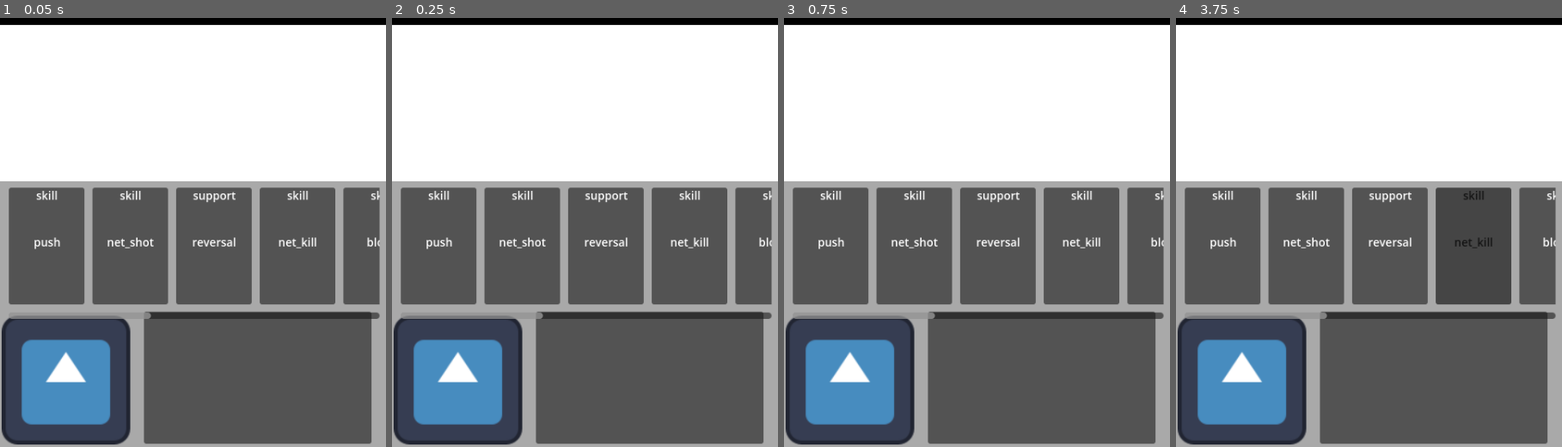
Above: before the commit, frames 1-4 (left to right).
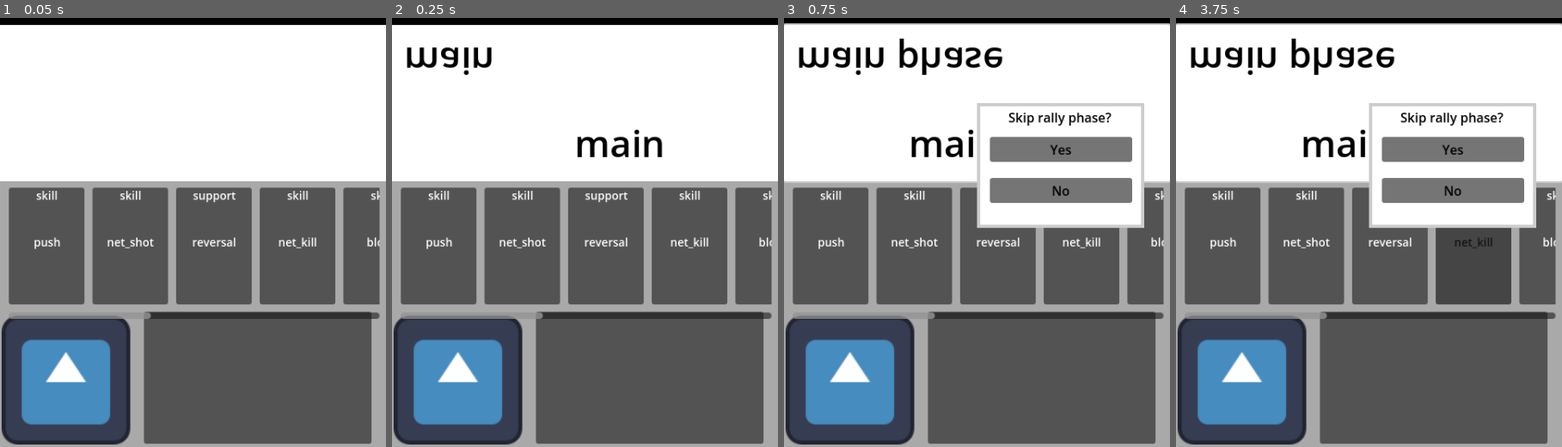
Above: after the commit, the same moments.

Repository: NotThatGhost/badkada-tcg
Game: Godot game, scene res://scenes/play_area/main_scene.tscn
The game is run twice, just before and just after one commit, with the same random seed, the same clock (stepped at 60 frames per second) and the same inputs. The engine's default icon, where the game draws it, is replaced by a stand-in: a white triangle on a blue panel in a dark square.
Inputs (mouse positions are in pixels of both pictures, inside the frame that each line leads up to):
- Up to frame 1 (0.05 s): no input
- Up to frame 2 (0.25 s): no input
- Up to frame 3 (0.75 s): click (977, 103) at 0.52 s
- Up to frame 4 (3.75 s): click (1453, 150) at 1.25 s, where only the run after the commit has a clickable "Yes"; click (1369, 103) at 2.02 s; click (1453, 189) at 2.75 s, where only the run after the commit has a clickable "No"; click (1369, 103) at 3.52 s

Frame 1 is identical in both runs. In frame 2, 1.2% of the frame differs, in the area x 3-71%, y 6-33%; in frame 3, 11%; in frame 4, 11%, in the area x 0-100%, y 1-49%.

Commit message:
pre-alpha 1.0.2

Diff:
--- /dev/null
+++ b/scenes/menus/rally_choice_popup.tscn
@@ -0,0 +1,66 @@
+[gd_scene load_steps=3 format=3 uid="uid://cs5rfeswmdvhk"]
+
+[ext_resource type="Script" path="res://scripts/levels_and_menus/rally_choice_popup.gd" id="1_shcov"]
+
+[sub_resource type="StyleBoxFlat" id="StyleBoxFlat_s11f1"]
+bg_color = Color(1, 1, 1, 1)
+border_width_left = 4
+border_width_top = 4
+border_width_right = 4
+border_width_bottom = 4
+
+[node name="RallyChoicePopup" type="Control"]
+layout_mode = 3
+anchors_preset = 15
+anchor_right = 1.0
+anchor_bottom = 1.0
+grow_horizontal = 2
+grow_vertical = 2
+script = ExtResource("1_shcov")
+
+[node name="Panel" type="Panel" parent="."]
+layout_mode = 0
+offset_right = 208.0
+offset_bottom = 155.0
+theme_override_styles/panel = SubResource("StyleBoxFlat_s11f1")
+
+[node name="WARNING" type="Label" parent="Panel"]
+layout_mode = 1
+anchors_preset = 5
+anchor_left = 0.5
+anchor_right = 0.5
+offset_left = -107.0
+offset_top = 6.0
+offset_right = 107.0
+offset_bottom = 55.0
+grow_horizontal = 2
+theme_override_colors/font_color = Color(0, 0, 0, 1)
+text = "Skip rally phase?"
+horizontal_alignment = 1
+autowrap_mode = 2
+
+[node name="MarginContainer" type="MarginContainer" parent="Panel"]
+layout_mode = 2
+offset_left = 1.0
+offset_top = 42.0
+offset_right = 208.0
+offset_bottom = 155.0
+theme_override_constants/margin_left = 15
+theme_override_constants/margin_right = 15
+
+[node name="VBoxContainer" type="VBoxContainer" parent="Panel/MarginContainer"]
+layout_mode = 2
+theme_override_constants/separation = 20
+
+[node name="AcceptButton" type="Button" parent="Panel/MarginContainer/VBoxContainer"]
+layout_mode = 2
+theme_override_colors/font_color = Color(0, 0, 0, 1)
+text = "Yes"
+
+[node name="DeclineButton" type="Button" parent="Panel/MarginContainer/VBoxContainer"]
+layout_mode = 2
+theme_override_colors/font_color = Color(0, 0, 0, 1)
+text = "No"
+
+[connection signal="pressed" from="Panel/MarginContainer/VBoxContainer/AcceptButton" to="." method="_on_accept_button_pressed"]
+[connection signal="pressed" from="Panel/MarginContainer/VBoxContainer/DeclineButton" to="." method="_on_decline_button_pressed"]
--- a/scenes/play_area/main_scene.tscn
+++ b/scenes/play_area/main_scene.tscn
@@ -72,3 +72,44 @@
 
 [node name="CardHandler" type="Node2D" parent="."]
 script = ExtResource("3_den1x")
+
+[node name="PHASELABEL" type="Label" parent="."]
+layout_mode = 0
+offset_left = 101.0
+offset_top = 444.0
+offset_right = 467.0
+offset_bottom = 508.0
+theme_override_colors/font_color = Color(0, 0, 0, 1)
+theme_override_font_sizes/font_size = 46
+text = "CURRENT PHASE"
+horizontal_alignment = 1
+visible_characters = 50
+visible_ratio = 3.84615
+
+[node name="PHASELABEL2" type="Label" parent="."]
+layout_mode = 0
+offset_left = 15.0
+offset_top = 408.0
+offset_right = 381.0
+offset_bottom = 472.0
+scale = Vector2(1, -1)
+theme_override_colors/font_color = Color(0, 0, 0, 1)
+theme_override_font_sizes/font_size = 46
+text = "CURRENT PHASE"
+
+[node name="RallyChoicePopupZone" type="Control" parent="."]
+anchors_preset = 0
+offset_top = 330.0
+offset_right = 480.0
+offset_bottom = 524.0
+
+[node name="RallyChoicePopupZoneButton" type="Button" parent="RallyChoicePopupZone"]
+layout_mode = 1
+anchors_preset = 15
+anchor_right = 1.0
+anchor_bottom = 1.0
+grow_horizontal = 2
+grow_vertical = 2
+flat = true
+
+[connection signal="pressed" from="RallyChoicePopupZone/RallyChoicePopupZoneButton" to="." method="_on_rally_choice_popup_zone_button_pressed"]
--- a/scripts/entities/card.gd
+++ b/scripts/entities/card.gd
@@ -1,6 +1,13 @@
 extends Panel
 
 var card_active = false
+
+var card_owner : int
+#var card_owner = [ # This is an array just in case I need to pull a string
+	#"emptyspaceforreasons",
+	#"player1",
+	#"player2"
+#]
 
 var card_name = ""
 var card_type = "no_type"
@@ -40,7 +47,6 @@
 		card_active = new_status
 	else:
 		pass
-	print("Card usability status: ", card_active)
 	if card_active == true:
 		modulate = Color8(255, 255, 255, 255)
 	elif card_active == false:
@@ -54,6 +60,8 @@
 func use_card(): # Yup another hack, maybe I can get this to work with dictionaries
 	match card_type:
 		"skill":
+			print("Skill card used")
+			TurnAndPhaseHandler.emit_signal("player_changed_rally_status", card_owner, true)
 			match card_name:
 				"net_shot":
 					pass
--- a/scripts/levels_and_menus/main_scene.gd
+++ b/scripts/levels_and_menus/main_scene.gd
@@ -1,12 +1,24 @@
 extends Control
 
+const RALLY_CHOICE_POPUP_PATH = preload("res://scenes/menus/rally_choice_popup.tscn")
+
 func _ready() -> void:
-	#TurnAndPhaseHandler.phase_switch("draw")
+	TurnAndPhaseHandler.connect("phase_changed", update_phase_label_text)
 	$CardHandler.player_draw_new_card(1, 12)
 	TurnAndPhaseHandler.next_phase()
 
 
-#func _physics_process(delta: float) -> void:
-	#$CardHandlerNode.player_draw_new_card(1)
+func update_phase_label_text():
+	var tween = get_tree().create_tween()
+	var tween2 = get_tree().create_tween()
+	var new_text = TurnAndPhaseHandler.phases[TurnAndPhaseHandler.current_phase_index]
+	$PHASELABEL.set_text(new_text +str(" phase"))
+	$PHASELABEL2.set_text(new_text +str(" phase"))
+	tween.tween_property($PHASELABEL, "visible_characters",20, 1)
+	tween2.tween_property($PHASELABEL2, "visible_characters", 20, 1)
 
-#Test for github
+
+func _on_rally_choice_popup_zone_button_pressed() -> void:
+	var new_rally_choice_popup = RALLY_CHOICE_POPUP_PATH.instantiate()
+	get_parent().add_child(new_rally_choice_popup)
+	new_rally_choice_popup.global_position = get_global_mouse_position()
--- /dev/null
+++ b/scripts/levels_and_menus/rally_choice_popup.gd
@@ -0,0 +1,11 @@
+extends Control
+
+
+func _on_accept_button_pressed() -> void:
+	TurnAndPhaseHandler.player_1_wants_to_rally = true
+	queue_free()
+
+func _on_decline_button_pressed() -> void:
+	TurnAndPhaseHandler.emit_signal("player_changed_rally_status", 1 , true)
+	#TurnAndPhaseHandler.player_1_wants_to_rally = false
+	queue_free()
--- a/scripts/singletons/card_handler.gd
+++ b/scripts/singletons/card_handler.gd
@@ -96,6 +96,7 @@
 		var new_card = NEW_CARD_PATH.instantiate()
 		new_card.card_name = new_card_name
 		new_card.card_type = card_types[new_card_type]
+		new_card.card_owner = player
 		get_parent().get_node("PlayArea_Player1/HScrollBar/CardHolder_Player" +str(player)).add_child(new_card)
 		game_use_deck.erase(new_card.card_name)
 		i += 1
--- a/scripts/singletons/turn_and_phase_handler.gd
+++ b/scripts/singletons/turn_and_phase_handler.gd
@@ -3,8 +3,8 @@
 var player_1_phase = ""
 var player_2_phase = ""
 
-var player_1_ready_to_rally = false
-var player_2_ready_to_rally = false
+var player_1_wants_to_rally = false
+var player_2_wants_to_rally = false
 
 var player_1_ready_for_next_phase = false
 var player_2_ready_for_next_phase = false
@@ -20,8 +20,10 @@
 
 @warning_ignore("unused_signal")
 signal phase_changed # use with a string for the phase as the parameter
+signal player_changed_rally_status # use with player number and bool for status
 
-
+func _ready() -> void:
+	connect("player_changed_rally_status", player_rally_status_tracker)
 
 func next_phase():
 	current_phase_index += 1
@@ -37,13 +39,29 @@
 		"main":
 			pass
 		"rally":
-			pass
-		"end":
-			pass
+			if player_1_wants_to_rally == true && player_2_wants_to_rally == true:
+				print("Both players want to rally but I havent implemented it yet so Im skipping that")
+				pass
+			else:
+				next_phase()
+				print("One of the players chose to skip rally phase")
+		"end": # TODO add points to whatever player didnt skip rally if applicable
+			player_1_wants_to_rally = false
+			player_2_wants_to_rally = false
+			next_phase()
 	emit_signal("phase_changed")
 	print("Current phase: ", new_phase)
 
-
+func player_rally_status_tracker(player:int, new_status:bool):
+	match player:
+		1:
+			player_1_wants_to_rally = new_status
+		2:
+			player_2_wants_to_rally = new_status
+	if player_1_wants_to_rally == true && player_2_wants_to_rally == true:
+		next_phase()
+	elif player_1_wants_to_rally == true && player_2_wants_to_rally == false || player_1_wants_to_rally == false && player_2_wants_to_rally == true:
+		print("Both players still arent ready for rally")
 
 
 func set_global_phase(new_phase:String): # Not really for use regularly
